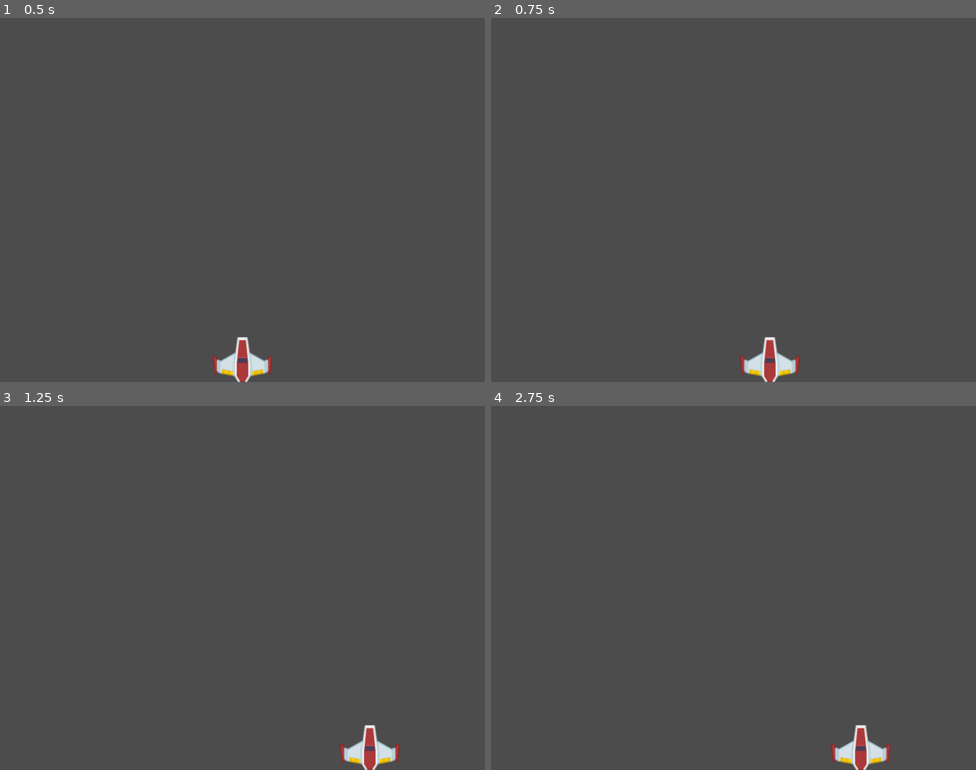
Above: before the commit, frames 1-4 (two rows, left to right).
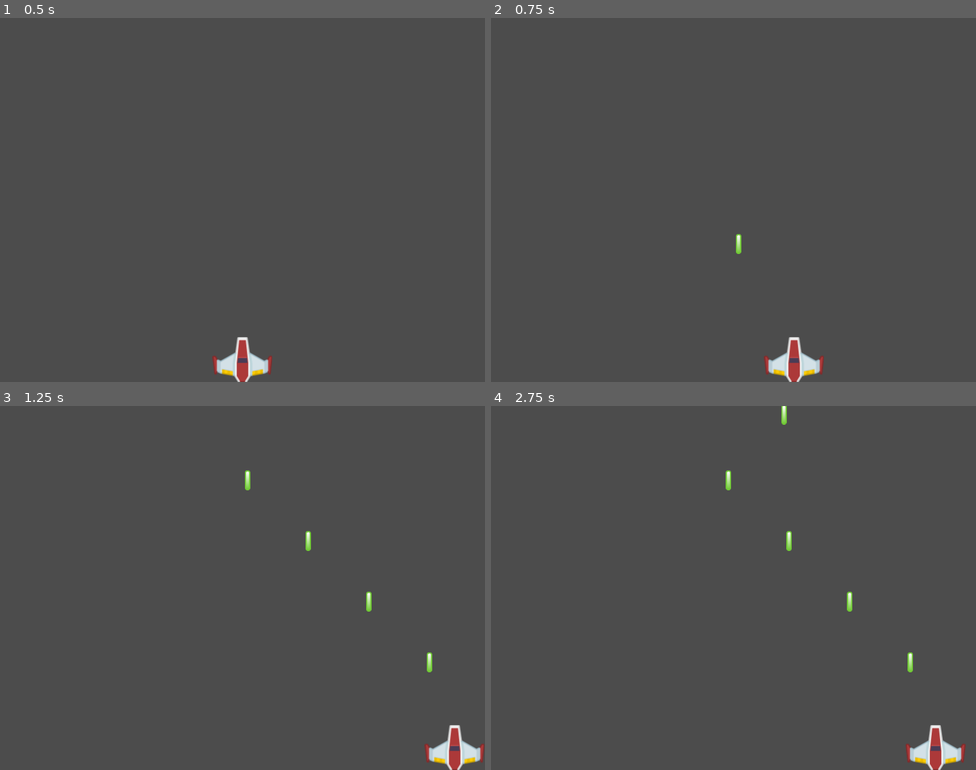
Above: after the commit, the same moments.

Repository: DessimA/Astra-SpaceHero
Game: Godot game, scene res://assets/scenes/Principal.tscn
Two runs of this game, one before a commit and one after it. Both use one fixed random seed, a clock stepped at 60 frames per second and the inputs below.
Inputs:
- Up to frame 1 (0.5 s): no input
- Up to frame 2 (0.75 s): tap Enter at 0.5 s; hold Right (ui_right) from 0.53 s (still down); hold Space (ui_select) from 0.53 s (still down)
- Up to frame 3 (1.25 s): keep holding Right (ui_right); keep holding Space (ui_select)
- Up to frame 4 (2.75 s): release Right (ui_right) at 1.28 s; release Space (ui_select) at 1.28 s; hold Left (ui_left) 1.28-2.03 s; tap Space (ui_select) at 1.35, 1.52, 1.82 s; hold Right (ui_right) from 2.03 s (still down); hold Space (ui_select) from 2.03 s (still down)

Frame 1 is identical in both runs. In frame 2, 1.2% of the frame differs, in the area x 50-69%, y 59-100%; in frame 3, 1.8%; in frame 4, 1.9%, in the area x 48-98%, y 0-100%.

Commit message:
tiro criado
Cena nave agora pode disparar o tiro

Diff:
--- /dev/null
+++ b/Astra_SpaceHero/assets/scenes/Tiro.tscn
@@ -0,0 +1,11 @@
+[gd_scene load_steps=3 format=2]
+
+[ext_resource path="res://assets/images/laserGreen.png" type="Texture" id=1]
+[ext_resource path="res://assets/scripts/Tiro.gd" type="Script" id=2]
+
+[node name="Tiro" type="Node2D"]
+script = ExtResource( 2 )
+
+[node name="Sprite" type="Sprite" parent="."]
+position = Vector2( 0, -99 )
+texture = ExtResource( 1 )
--- a/Astra_SpaceHero/assets/scripts/Nave.gd
+++ b/Astra_SpaceHero/assets/scripts/Nave.gd
@@ -1,8 +1,13 @@
 extends Node2D
-var velocidade = 300 # velocidade da nave em pixels/segundo
+
+var sprite_tiro = preload("res://assets/scenes/Tiro.tscn")
+var velocidade = 500
+var espera = .2
+var disparo = 0
+
 func _ready():
 	set_process(true)
-	pass
+
 func _process(delta):
 	# variaveis de verificação
 	var d = 0 # 1 para pressionado para direita
@@ -12,11 +17,19 @@
 		d = 1 # validamos que direita foi pressionado
 	if Input.is_action_pressed("ui_left"):
 		e = -1 # validamos que esquerda foi pressionado, -1 par inverter cálculo
-	if get_position().x > (800 - 50):
+	if position.x > (800 - 50):
 		d = 0
-	if get_position().x < 50:
+	if position.x < 50:
 		e = 0
-
 	# Cálculo de posicionamento a uma velocidade constante a cada frame
 	position += Vector2(velocidade, 0) * delta * (d + e)
+
+	if Input.is_action_pressed("ui_select"):
+		if disparo <= 0:
+			var tiro = sprite_tiro.instance()
+			tiro.set_global_position(global_position)
+			get_node("../").add_child(tiro)
+			disparo = espera
+	if disparo > 0:
+		disparo -= delta
 	pass
--- /dev/null
+++ b/Astra_SpaceHero/assets/scripts/Tiro.gd
@@ -0,0 +1,13 @@
+extends Node2D
+
+var velocidade = 500
+
+func _ready():
+	set_process(true)
+	pass
+
+func _process(delta):
+	position += Vector2(0, -1) * velocidade * delta
+	if position.y < -30:
+		free()
+	pass
